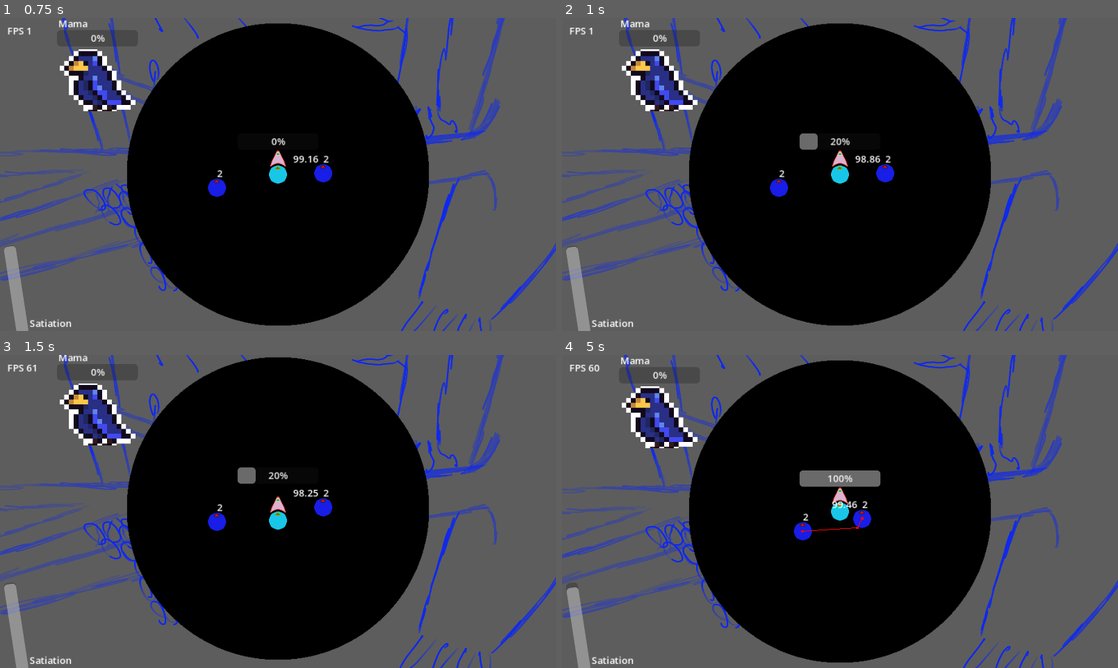
Above: before the commit, frames 1-4 (two rows, left to right).
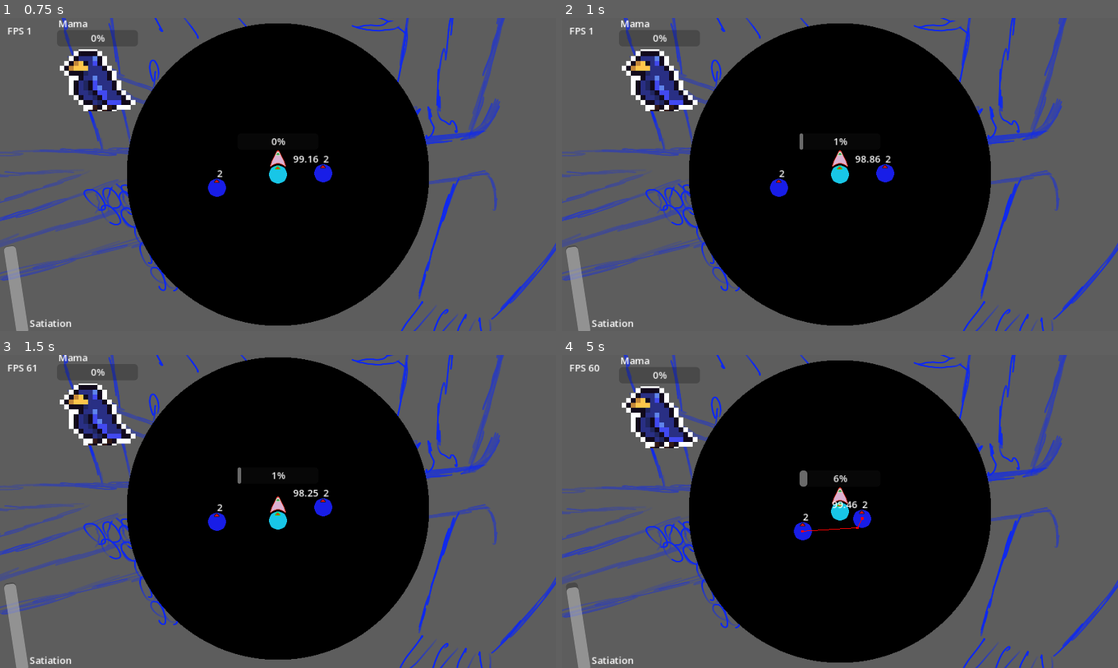
Above: after the commit, the same moments.

Repository: WilliamAalund/Brood-Feud
Game: Godot game, scene res://Levels/Main Level.tscn
The game is run twice, just before and just after one commit, with the same random seed, the same clock (stepped at 60 frames per second) and the same inputs. The engine's default icon, where the game draws it, is replaced by a stand-in: a white triangle on a blue panel in a dark square.
Inputs (mouse positions are in pixels of both pictures, inside the frame that each line leads up to):
- Up to frame 1 (0.75 s): tap Enter at 0.5 s; move the mouse to (400, 158) at 0.52 s; hold D (right) from 0.53 s (still down); hold Space (interact) from 0.53 s (still down)
- Up to frame 2 (1 s): keep holding D (right); keep holding Space (interact)
- Up to frame 3 (1.5 s): move the mouse to (166, 527) at 1.27 s; release D (right) at 1.28 s; release Space (interact) at 1.28 s; hold S (down) from 1.28 s (still down); tap Space (interact) at 1.35 s
- Up to frame 4 (5 s): move the mouse to (895, 442) at 2.02 s; release S (down) at 2.03 s; hold D (right) 2.03-2.78 s; hold Space (interact) 2.03-2.78 s; move the mouse to (812, 574) at 2.77 s; hold W (up) 2.78-3.53 s; tap Space (interact) at 2.85, 4.35 s; move the mouse to (1006, 558) at 3.52 s; hold Space (interact) 3.53-4.28 s; hold A (left) from 3.53 s (still down); tap Enter at 4.25 s; move the mouse to (673, 464) at 4.27 s

Frame 1 is identical in both runs. In frame 2, 0.2% of the frame differs, in the area x 42-52%, y 36-43%; in frame 3, 0.2%; in frame 4, 0.7%, in the area x 43-58%, y 36-43%.

Commit message:
Predator Changes + Gitignore

Diff:
--- a/Sub Scenes/Process_Predator/Predator.gd
+++ b/Sub Scenes/Process_Predator/Predator.gd
@@ -13,8 +13,8 @@
 
 
 # All of these values are in seconds
-const BASE_TIME_AWAY_FROM_NEST = 7
-const TIME_AWAY_VARIANCE = 6
+const BASE_TIME_AWAY_FROM_NEST = 75
+const TIME_AWAY_VARIANCE = 5
 const TIME_APPROACHED_MIN = 2
 const TIME_APPROACHED_MAX = 4
 
Not shown, added: Godot.gitignore
